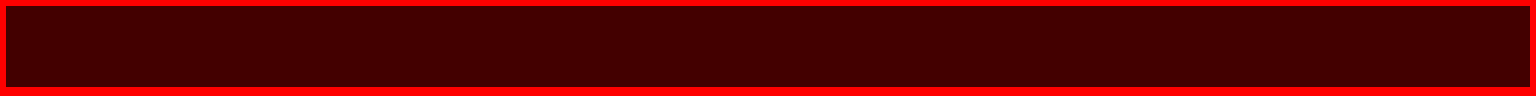
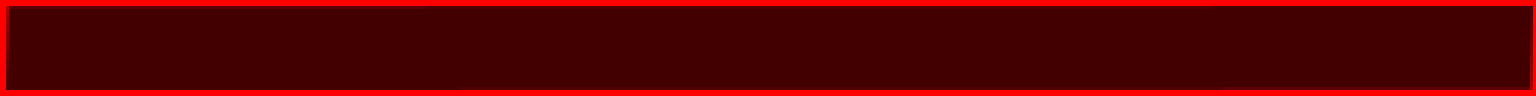
Comparing the layer stacks of the two 1536×96 images. Changes:
painted on "Rectangle 1" over bbox(6, 6, 1533, 90)
